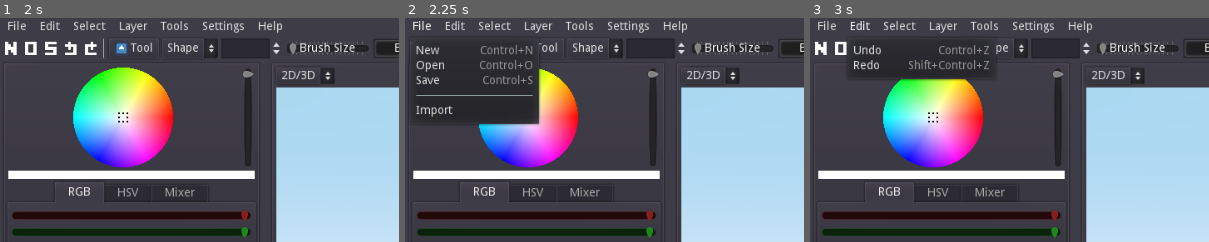
Above: before the commit, frames 1-3 (left to right).
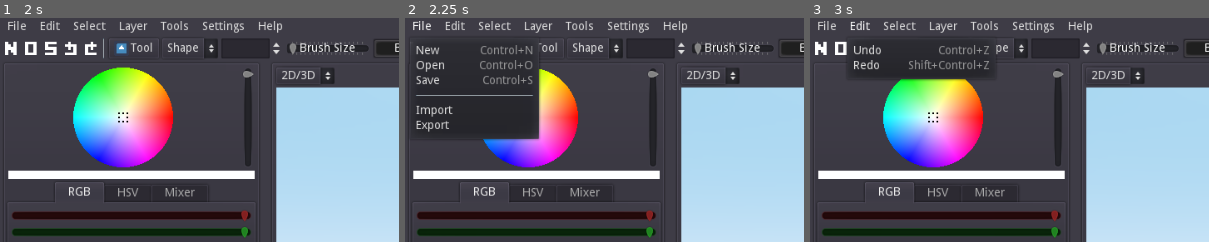
Above: after the commit, the same moments.

Repository: tianer2820/BetterSkin2
Game: Godot game, scene res://assets/gui_root.tscn
Same seed, same stepped clock (60 frames per second), same inputs: the game is played once before the commit and once after it. The engine's default icon, where the game draws it, is replaced by a stand-in: a white triangle on a blue panel in a dark square.
Inputs (mouse positions are % of the whole screen's width and height, from its top left):
- Up to frame 1 (2 s): click (1, 7) at 0.5 s; click (1, 7) at 1.25 s
- Up to frame 2 (2.25 s): click "File" at 2 s
- Up to frame 3 (3 s): click "Edit" at 2.75 s
The pictures show only the part of the screen within x 0-50%, y 0-50%; the shares and areas given below are measured in that part.

Frame 1 is identical in both runs. In frame 2, 1.6% of the frame differs, in the area x 2-34%, y 45-55%; in frame 3, nothing differs.

Commit message:
add export skin function, move node path to constant class

Diff:
--- /dev/null
+++ b/assets/global_dialogs/export_png_dialog.gd
@@ -0,0 +1,22 @@
+extends FileDialog
+
+
+# Declare member variables here. Examples:
+# var a: int = 2
+# var b: String = "text"
+
+
+# Called when the node enters the scene tree for the first time.
+func _ready() -> void:
+	pass # Replace with function body.
+
+
+# Called every frame. 'delta' is the elapsed time since the previous frame.
+#func _process(delta: float) -> void:
+#	pass
+
+
+func _on_ExportPNGDialog_file_selected(path: String) -> void:
+	print(path)
+	var exp_img = SkinRenderer.render_skin_export(DocumentManager.active_skin)
+	exp_img.save_png(path)
--- a/assets/gui_root.tscn
+++ b/assets/gui_root.tscn
@@ -9,6 +9,7 @@
 [ext_resource path="res://assets/tool_selector/tool_selector.tscn" type="PackedScene" id=7]
 [ext_resource path="res://assets/menu_bar/menu_bar.tscn" type="PackedScene" id=8]
 [ext_resource path="res://assets/global_dialogs/open_png_dialog.gd" type="Script" id=9]
+[ext_resource path="res://assets/global_dialogs/export_png_dialog.gd" type="Script" id=10]
 
 [sub_resource type="StyleBoxFlat" id=1]
 content_margin_left = 3.0
@@ -361,8 +362,7 @@
 size_flags_horizontal = 3
 text = "Cancel"
 
-[node name="OpenPNGDialog" type="FileDialog" parent="GlobalDialogs"]
-visible = true
+[node name="ImportPNGDialog" type="FileDialog" parent="GlobalDialogs"]
 anchor_left = 0.5
 anchor_top = 0.5
 anchor_right = 0.5
@@ -382,5 +382,25 @@
 current_path = "/Toby/Documents/MY OWN FILES/Programming/BetterSkin2/"
 script = ExtResource( 9 )
 
+[node name="ExportPNGDialog" type="FileDialog" parent="GlobalDialogs"]
+anchor_left = 0.5
+anchor_top = 0.5
+anchor_right = 0.5
+anchor_bottom = 0.5
+margin_left = -222.5
+margin_top = -152.0
+margin_right = 222.5
+margin_bottom = 152.0
+rect_min_size = Vector2( 250, 87.5 )
+window_title = "Export Skin"
+resizable = true
+access = 2
+filters = PoolStringArray( "*.png; PNG Files" )
+show_hidden_files = true
+current_dir = "/Toby/Documents/MY OWN FILES/Programming/BetterSkin2"
+current_path = "/Toby/Documents/MY OWN FILES/Programming/BetterSkin2/"
+script = ExtResource( 10 )
+
 [connection signal="pick_color" from="VBox/MainSplit/SettingsSplit/ColorSelector" to="." method="_on_ColorSelector_pick_color"]
-[connection signal="files_selected" from="GlobalDialogs/OpenPNGDialog" to="GlobalDialogs/OpenPNGDialog" method="_on_OpenPNGDialog_files_selected"]
+[connection signal="files_selected" from="GlobalDialogs/ImportPNGDialog" to="GlobalDialogs/ImportPNGDialog" method="_on_OpenPNGDialog_files_selected"]
+[connection signal="file_selected" from="GlobalDialogs/ExportPNGDialog" to="GlobalDialogs/ExportPNGDialog" method="_on_ExportPNGDialog_file_selected"]
--- a/assets/menu_bar/menu_bar.gd
+++ b/assets/menu_bar/menu_bar.gd
@@ -12,6 +12,7 @@
 	file_menu.add_item("Save", CST.Action.FILE_SAVE, KEY_MASK_CMD | KEY_S)
 	file_menu.add_separator()
 	file_menu.add_item("Import", CST.Action.FILE_IMPORT)
+	file_menu.add_item("Export", CST.Action.FILE_EXPORT)
 
 	var edit_menu = $EditButton.get_popup()
 	edit_menu.connect("id_pressed", self, "_on_edit_menu_id_pressed")
@@ -54,6 +55,8 @@
 		CST.Action.FILE_IMPORT:
 			# import a file as a layer
 			DocumentManager.ask_import()
+		CST.Action.FILE_EXPORT:
+			DocumentManager.ask_export()
 
 func _on_edit_menu_id_pressed(id: int):
 	match id:
--- a/scripts/cst.gd
+++ b/scripts/cst.gd
@@ -8,6 +8,7 @@
 	FILE_SAVE,
 	FILE_CLOSE,
 	FILE_IMPORT,
+	FILE_EXPORT,
 
 	UNDO,
 	REDO,
@@ -15,3 +16,7 @@
 	SEL_ALL,
 	SEL_NONE,
 }
+
+const GLOBAL_DIALOG_ROOT = "/root/GUIRoot/GlobalDialogs/"
+const EXPORT_PNG_DIALOG = GLOBAL_DIALOG_ROOT + "ExportPNGDialog"
+const IMPORT_PNG_DIALOG = GLOBAL_DIALOG_ROOT + "ImportPNGDialog"
--- a/scripts/document_manager.gd
+++ b/scripts/document_manager.gd
@@ -22,6 +22,8 @@
 # layer change notifications
 signal active_layer_changed
 signal layers_changed
+
+var GLOBAL_DIALOGS = "/root/GUIRoot/GlobalDialogs/"
 
 # currently opened document
 var active_skin: SkinDocument setget _set_active_skin
@@ -70,7 +72,10 @@
 func ask_save_skin(save_as=false):
 	pass
 func ask_import():
-	var dialog: FileDialog = get_tree().root.get_node("GUIRoot/GlobalDialogs/OpenPNGDialog")
+	var dialog: FileDialog = get_node(CST.IMPORT_PNG_DIALOG)
+	dialog.popup_centered()
+func ask_export():
+	var dialog: FileDialog = get_node(CST.EXPORT_PNG_DIALOG)
 	dialog.popup_centered()
 
 
Not shown: 1 places in assets/gui_root.tscn that only renumber resources
